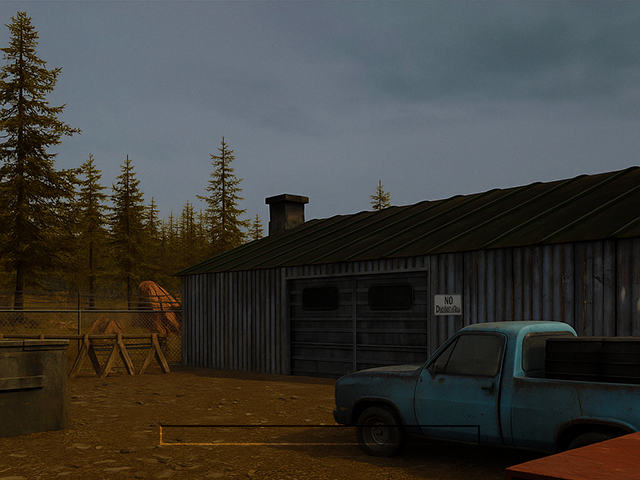
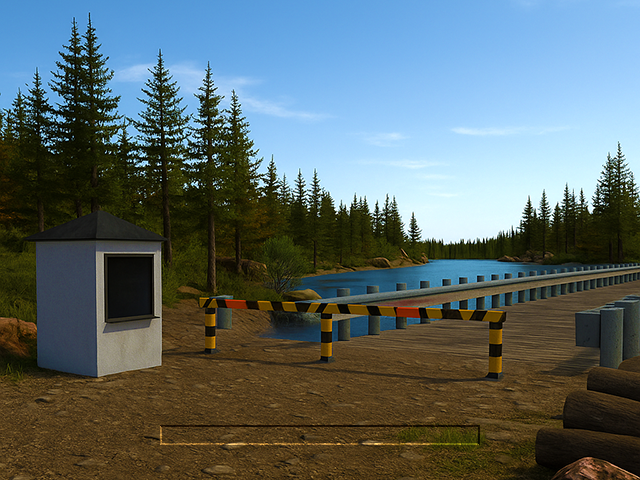
The second w=640, h=480 image is a revision of the first. Changes to its layers:
added layer "Layer 15" above "Layer 14" over [0, 0, 640, 480]
hid "Layer 13" over [0, 0, 640, 480]
hid "Layer 12" over [0, 0, 640, 480]
hid "Layer 11" over [0, 0, 640, 480]
hid "Layer 10" over [0, 0, 640, 480]
hid "Layer 9" over [0, 0, 640, 480]
hid "Layer 8" over [0, 0, 640, 480]
hid "Layer 7" over [0, 0, 640, 480]
hid "Layer 6" over [0, 0, 640, 480]
hid "Layer 5" over [0, 0, 640, 480]
showed "Layer 1" over [0, 0, 640, 480]